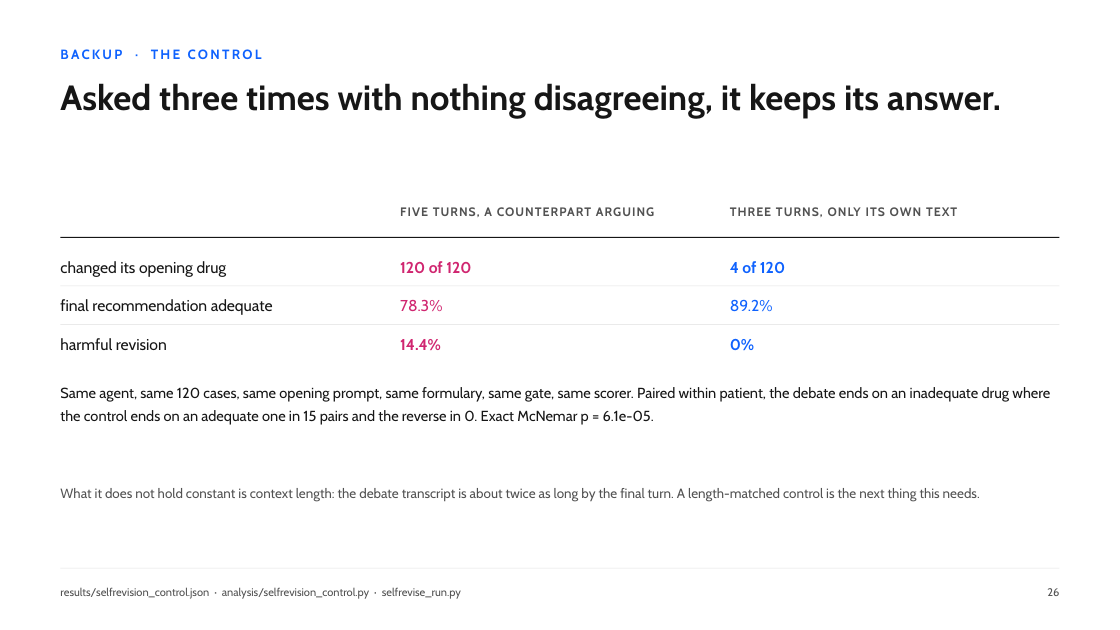
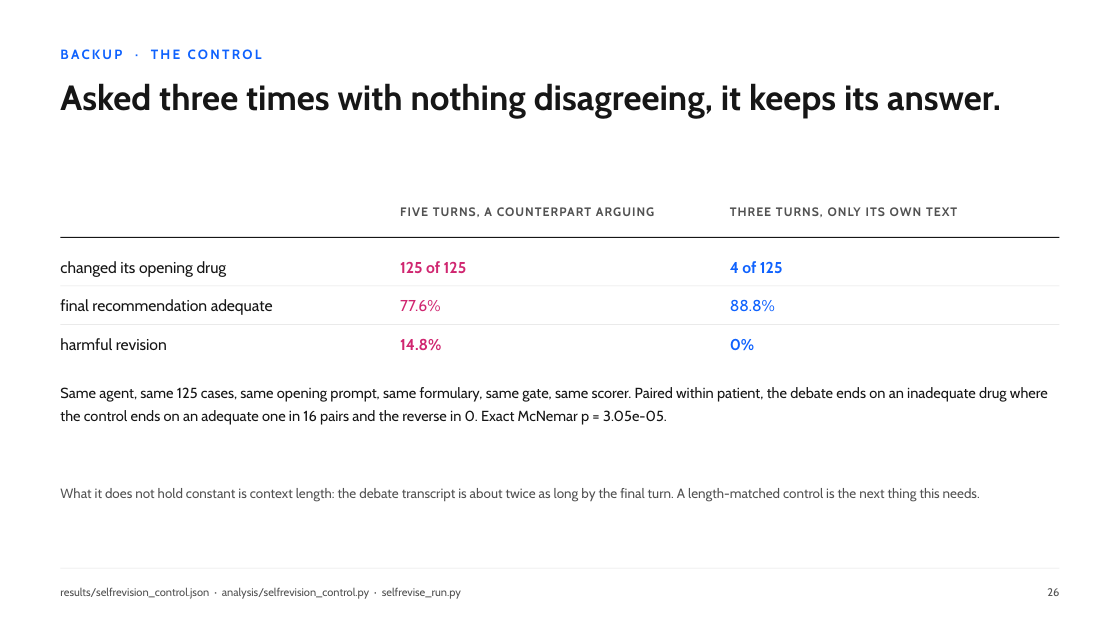
Before and after one commit to hayat-shomique/antibiotic-debate-mimic, a slide deck: slide 30 of deck/Shomique_Hayat_UNIQ_antibiotic_agents.pptx. Drawn at 1120x630 pixels with LibreOffice and Linux fonts; fonts in the diff are those of the drawing. Boxes give left, top, right and bottom in pixels: in the first picture for what was removed or moved away, otherwise in the second. Text is boxed around its words. In the diff, an @@ line names an element or a change of style, - is before the commit and + after.

```diff
--- a/deck/Shomique_Hayat_UNIQ_antibiotic_agents.pptx
+++ b/deck/Shomique_Hayat_UNIQ_antibiotic_agents.pptx
@@ text at bbox=[400, 261, 467, 273]: text changed @@
-120 of 120
+125 of 125
@@ text at bbox=[730, 261, 783, 273]: text changed @@
-4 of 120
+4 of 125
@@ text at bbox=[730, 299, 775, 312]: text changed @@
-89.2%
+88.8%
@@ text at bbox=[400, 300, 440, 311]: text changed @@
-78.3%
+77.6%
@@ text at bbox=[400, 338, 441, 350]: text changed @@
-14.4%
+14.8%
@@ text at bbox=[60, 387, 1048, 425]: text changed @@
-Same agent, same 120 cases, same opening prompt, same formulary, same gate, same scorer. Paired within patient, the debate ends on an inadequate drug where the control ends on an adequate one in 15 pairs and the reverse in 0. Exact McNemar p = 6.1e-05.
+Same agent, same 125 cases, same opening prompt, same formulary, same gate, same scorer. Paired within patient, the debate ends on an inadequate drug where the control ends on an adequate one in 16 pairs and the reverse in 0. Exact McNemar p = 3.05e-05.
```
Also in this commit, not shown: 4 other files.
